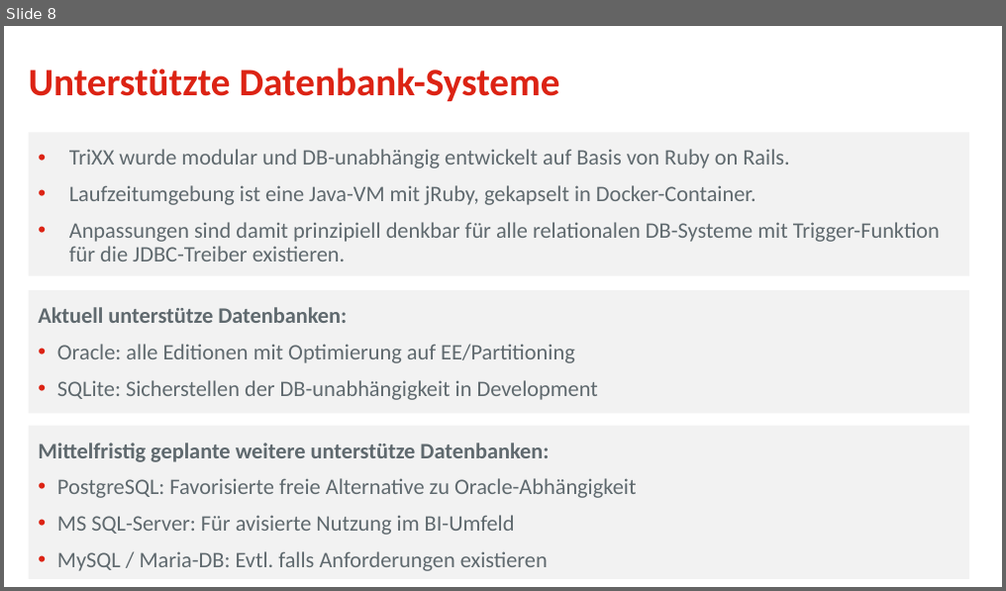
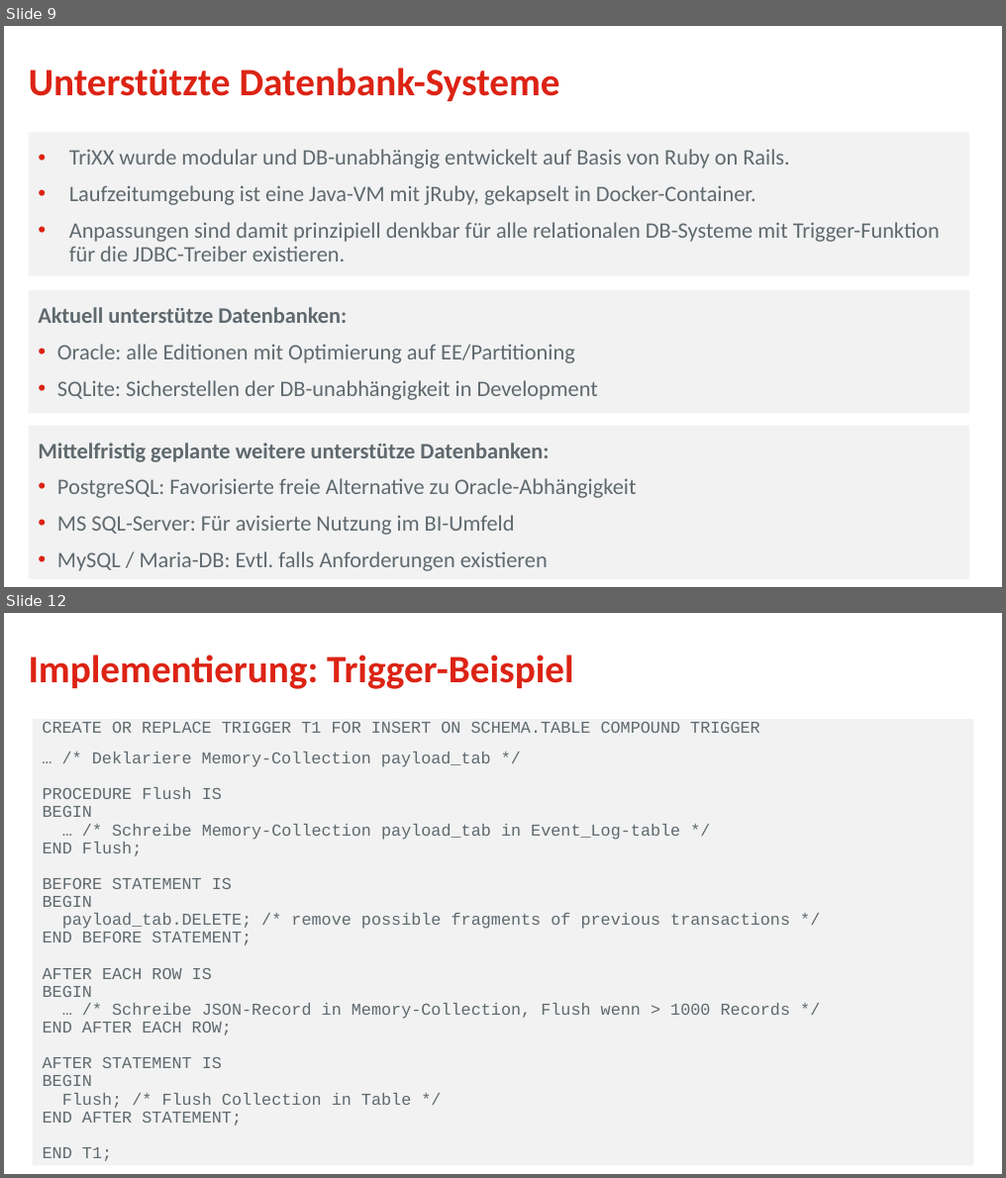
Before and after one commit to osp-ottogroup/movex-cdc, a slide deck: doc/2020-09_TriXX_Otto_QConf.pptx. Shown one above the other, each under a label of ours: slide 8 before the commit, slides 9 and 12 after it; the slides between them are not shown. The pictures are 1006x591 and 1006x1178 pixels, drawn with LibreOffice and Linux fonts; fonts in the diff are those of the drawing; background and template pictures are left out. Boxes give left, top, right and bottom in pixels: in the first picture for what was removed or moved away, otherwise in the second. Text is boxed around its words. In the diff, an @@ line names an element or a change of style, - is before the commit and + after.

```diff
--- a/doc/2020-09_TriXX_Otto_QConf.pptx
+++ b/doc/2020-09_TriXX_Otto_QConf.pptx
@@ slide 12 added at bbox=[4, 613, 1002, 1174], background #FFFFFF @@
@@ title added at bbox=[29, 655, 574, 689], 28 pt, text #DC2314, bold @@
+Implementierung: Trigger-Beispiel
@@ rectangle added at bbox=[32, 719, 973, 1165], fill #F2F2F2, 12 pt, text #5F696E @@
+CREATE OR REPLACE TRIGGER T1 FOR INSERT ON SCHEMA.TABLE COMPOUND TRIGGER
+… /* Deklariere Memory-Collection payload_tab */
+PROCEDURE Flush IS
+BEGIN
+… /* Schreibe Memory-Collection payload_tab in Event_Log-table */
+END Flush;
+BEFORE STATEMENT IS
+BEGIN
+payload_tab.DELETE; /* remove possible fragments of previous transactions */
+END BEFORE STATEMENT;
+AFTER EACH ROW IS
+BEGIN
+… /* Schreibe JSON-Record in Memory-Collection, Flush wenn > 1000 Records */
+END AFTER EACH ROW;
+AFTER STATEMENT IS
+BEGIN
+Flush; /* Flush Collection in Table */
+END AFTER STATEMENT;
+END T1;
@@ text added at bbox=[704, 1150, 942, 1174], 9 pt, text #5F696E @@
+Seite
@@ page number added at bbox=[923, 1150, 960, 1174], 9 pt, text #5F696E @@
+12
@@ what was slide 8 is now slide 9 @@
```
Also in this commit, not shown: 6 slides changed, 10 other slides added, 6 slides removed.
